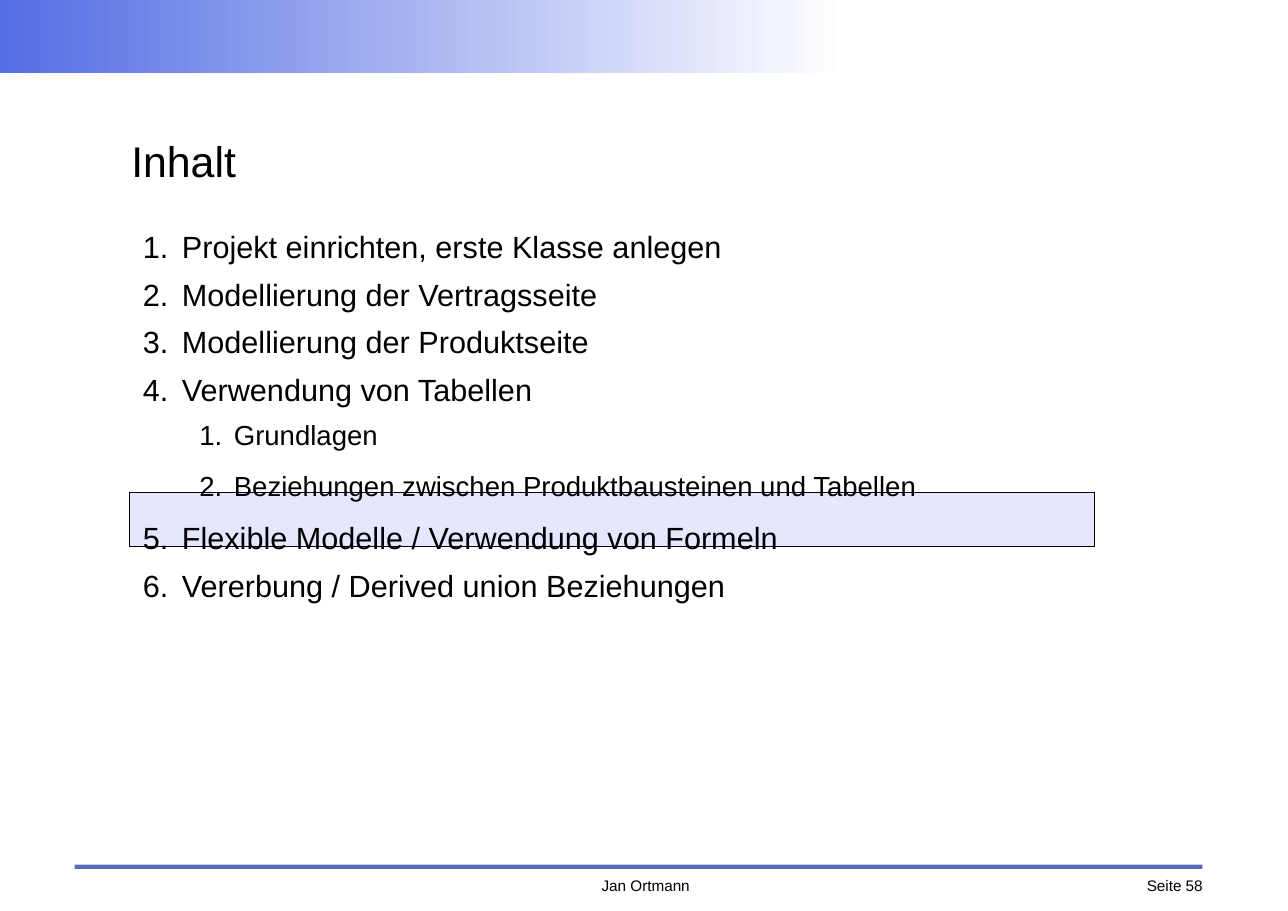
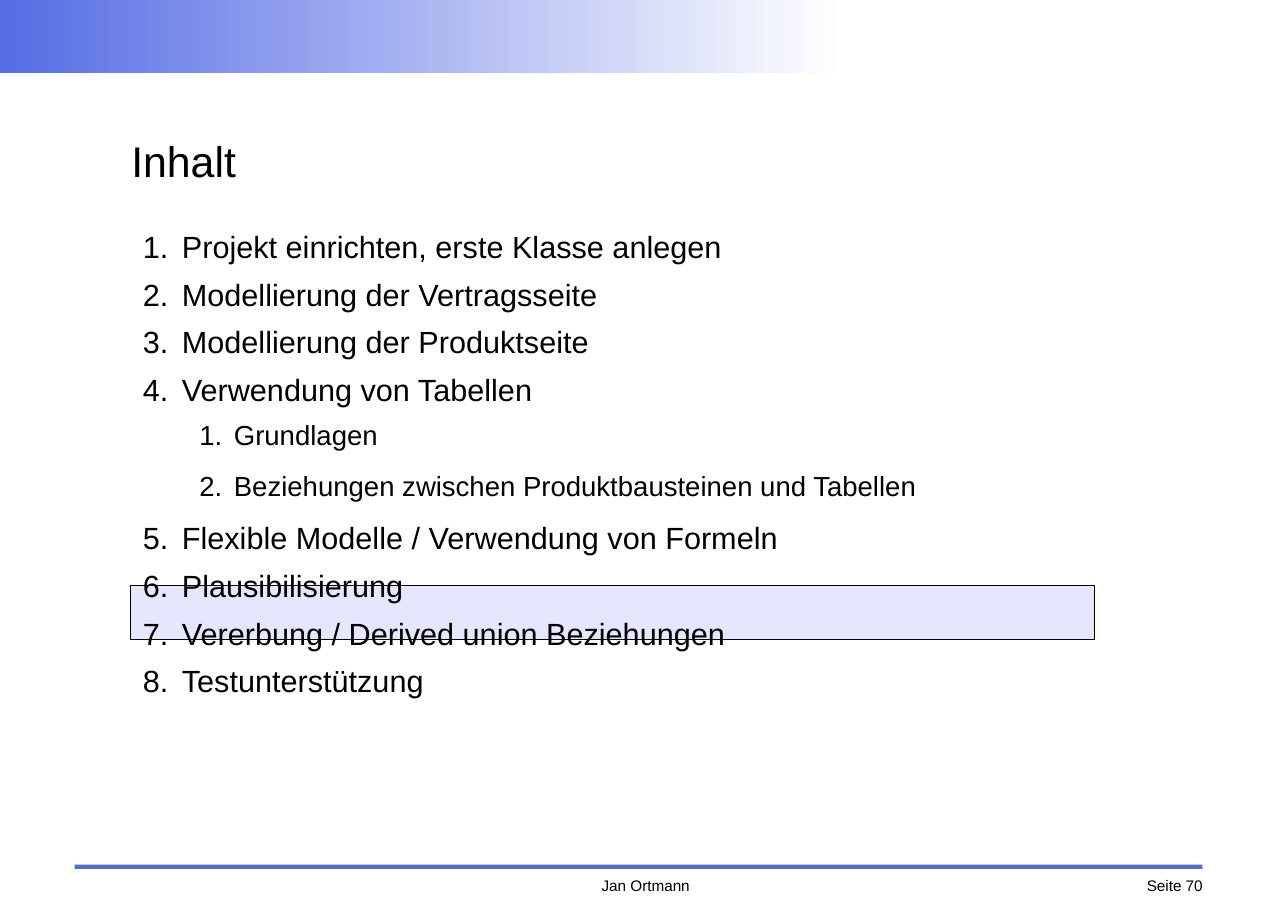
Before and after one commit to faktorips/faktorips.base, a slide deck: slide 70 of org.faktorips.doc/schulung/anwendungsentwicklung/FaktorIPS-Schulung.odp (slide 58 before the commit). Drawn at 1288x911 pixels with LibreOffice and Linux fonts; fonts in the diff are those of the drawing; background and template pictures are left out. Boxes give left, top, right and bottom in pixels: in the first picture for what was removed or moved away, otherwise in the second. Text is boxed around its words. In the diff, an @@ line names an element or a change of style, - is before the commit and + after.

```diff
--- a/org.faktorips.doc/schulung/anwendungsentwicklung/FaktorIPS-Schulung.odp
+++ b/org.faktorips.doc/schulung/anwendungsentwicklung/FaktorIPS-Schulung.odp
@@ rectangle: place and size @@
-rectangle at (130,493,1095,546)
+rectangle at (130,585,1095,639)
@@ text at (182,574,403,603): paragraph added @@
+6. Plausibilisierung
@@ text at (182,671,424,698): paragraph added @@
+8. Testunterstützung
@@ page number at (1147,880,1203,891): text changed @@
-Seite 58
+Seite 70
```
Also in this commit, not shown: 13 other slides changed, 11 slides added, 1 slide removed, 11 other files.
